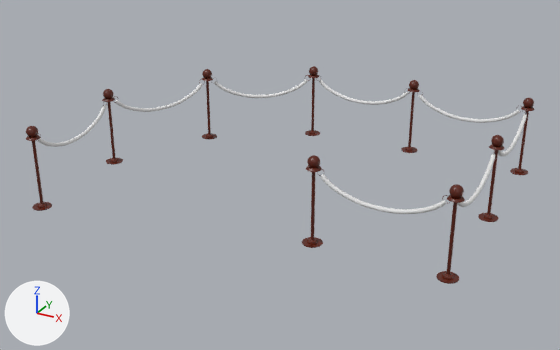
An edit to the OBJ model Codigo_fuente/Models/Decoraciones/Velvet1.obj, drawn before and after from the same camera.
The view is the same before and after, from a 50 mm camera at (26.6, -63.2, 25.5) aimed at (0.7, -16.0, 1.9). The lights are fixed; the arrows at lower left show +X, +Y and +Z. Where no turn or scale is listed for an object, it has been applied to the vertices.
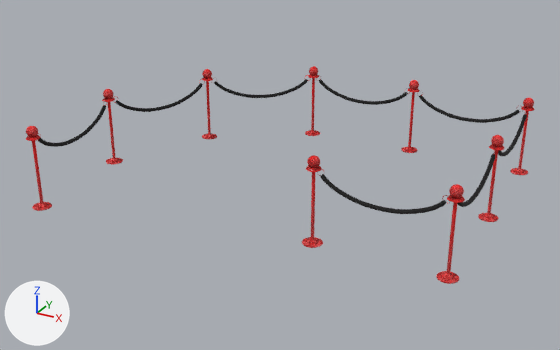
Location of each change, [x1, y1, x2, y2] in pixels of the pictures (560 x 350 px):
'Cylinder_076', surface changed (white to black): [320, 174, 446, 214] in both
'Cylinder_073', surface changed (brown to red): [436, 195, 465, 284] in both
'Cylinder_075', surface changed (brown to red): [302, 166, 323, 248] in both
'Cylinder_071', surface changed (brown to red): [478, 144, 504, 222] in both
'Cylinder_078', surface changed (brown to red): [26, 135, 52, 211] in both
'Cylinder_086', surface changed (white to black): [419, 95, 520, 123] in both
'Cylinder_081', surface changed: [116, 83, 203, 112] in both
'Cylinder_085', surface changed (white to grey): [319, 79, 408, 105] in both
'Cylinder_083', surface changed: [214, 79, 308, 98] in both
'Cylinder_079', surface changed (grey to black): [38, 105, 106, 147] in both
'Cylinder_070', surface changed (brown to red): [510, 106, 535, 175] in both
'Cylinder_074', surface changed (white to black): [457, 154, 495, 207] in both
'Cylinder_077', surface changed (brown to red): [102, 97, 123, 165] in both
'Cylinder_084', surface changed (brown to red): [401, 88, 419, 153] in both
'Cylinder_080', surface changed (brown to red): [201, 77, 217, 139] in both
'Cylinder_082', surface changed (brown to red): [305, 75, 320, 136] in both
'Cylinder_072', surface changed (white to black): [498, 114, 527, 156] in both
'Sphere_002', surface changed (brown to red): [449, 184, 464, 198] in both
'Sphere_003', surface changed: [307, 155, 320, 168] in both
'Sphere_001', surface changed: [491, 135, 504, 147] in both
'Sphere_005', surface changed: [26, 126, 38, 137] in both
'Sphere', surface changed: [523, 98, 534, 108] in both
'Sphere_004', surface changed: [103, 89, 113, 99] in both
'Sphere_008', surface changed: [409, 80, 419, 90] in both
'Sphere_006', surface changed: [202, 69, 212, 78] in both
'Sphere_007', surface changed: [309, 66, 318, 76] in both

Patch to the scene script:
```diff
--- a/Codigo_fuente/Models/Decoraciones/Velvet1.obj.py
+++ b/Codigo_fuente/Models/Decoraciones/Velvet1.obj.py
@@ img_asiento_tga @@
+img_asiento_tga = load_image('asiento.tga', '../../Textures/asiento.tga', 512, 512, 'sRGB')
@@ img_red_tga @@
+img_red_tga = load_image('red.tga', '../../Textures/red.tga', 512, 512, 'sRGB')
@@ mat_material_003 @@
 mat_material_003 = principled_material('Material_003')
-mat_material_003.base_color = (0.105, 0.0124, 0.0028)  # brown #5b1d09
-mat_material_003.roughness = 0.405
+mat_material_003.texture = img_red_tga
+mat_material_003.roughness = 0.9
@@ mat_wire_204204204 @@
 mat_wire_204204204 = principled_material('wire_204204204')
-mat_wire_204204204.base_color = (0.8, 0.8, 0.8)  # white #e7e7e7
-mat_wire_204204204.roughness = 0.821
+mat_wire_204204204.texture = img_asiento_tga
+mat_wire_204204204.roughness = 0.9
```
